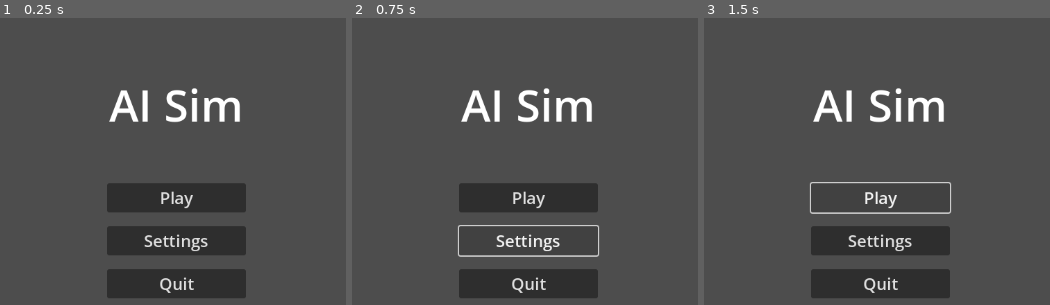
Above: before the commit, frames 1-3 (left to right).
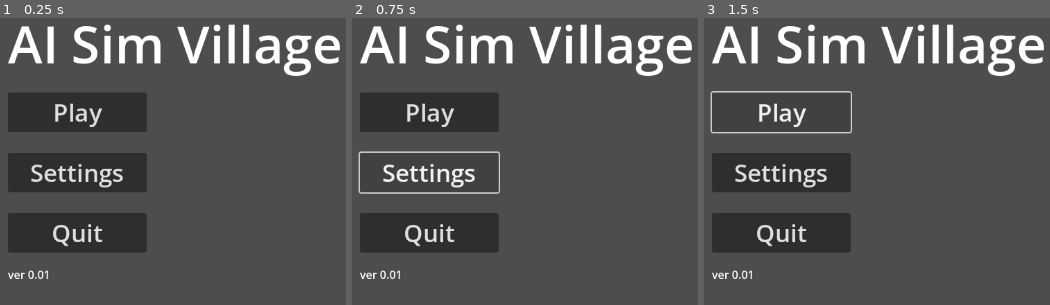
Above: after the commit, the same moments.

Repository: Nemis234/IMT3603-AI-Sim
Game: Godot game, scene res://scenes/GameRoot/GameRoot.tscn
Same seed, same stepped clock (60 frames per second), same inputs: the game is played once before the commit and once after it.
Inputs:
- Up to frame 1 (0.25 s): no input
- Up to frame 2 (0.75 s): click "Settings" at 0.5 s
- Up to frame 3 (1.5 s): click "Play" at 1.25 s

The runs differ from the first frame. In frame 1, 31% of the frame differs, in the area x 2-99%, y 2-98%; in frame 2, 26%; in frame 3, 25%.

Commit message:
Changed Main Menu alignments

Diff:
--- a/Godot AI sim/ai-simulation-village/project.godot
+++ b/Godot AI sim/ai-simulation-village/project.godot
@@ -15,6 +15,11 @@
 config/features=PackedStringArray("4.4", "GL Compatibility")
 config/icon="res://icon.svg"
 
+[editor]
+
+version_control/plugin_name="GitPlugin"
+version_control/autoload_on_startup=true
+
 [rendering]
 
 renderer/rendering_method="gl_compatibility"
--- a/Godot AI sim/ai-simulation-village/scenes/UI/MainMenu/main_menu.tscn
+++ b/Godot AI sim/ai-simulation-village/scenes/UI/MainMenu/main_menu.tscn
@@ -1,6 +1,8 @@
-[gd_scene load_steps=2 format=3 uid="uid://b8wxfyhgu5wfj"]
+[gd_scene load_steps=3 format=3 uid="uid://b8wxfyhgu5wfj"]
 
 [ext_resource type="Script" uid="uid://bq5peo7b23nf6" path="res://scenes/UI/MainMenu/main_menu.gd" id="1_iy2v4"]
+
+[sub_resource type="LabelSettings" id="LabelSettings_yj5a8"]
 
 [node name="MainMenu" type="Control"]
 layout_mode = 3
@@ -10,6 +12,7 @@
 grow_horizontal = 2
 grow_vertical = 2
 script = ExtResource("1_iy2v4")
+metadata/_edit_group_ = true
 
 [node name="TextureRect" type="TextureRect" parent="."]
 layout_mode = 1
@@ -26,49 +29,60 @@
 anchor_bottom = 1.0
 grow_horizontal = 2
 grow_vertical = 2
-theme_override_constants/margin_left = 12
-theme_override_constants/margin_top = 12
-theme_override_constants/margin_right = 12
-theme_override_constants/margin_bottom = 12
+theme_override_constants/margin_left = 120
+theme_override_constants/margin_top = 70
+theme_override_constants/margin_right = 120
+theme_override_constants/margin_bottom = 70
 
-[node name="VBoxContainer" type="VBoxContainer" parent="MarginContainer"]
+[node name="HBoxContainer" type="HBoxContainer" parent="MarginContainer"]
+layout_mode = 2
+
+[node name="VBoxContainer" type="VBoxContainer" parent="MarginContainer/HBoxContainer"]
 layout_mode = 2
 theme_override_constants/separation = 20
+alignment = 1
 
-[node name="EmptySpace" type="Container" parent="MarginContainer/VBoxContainer"]
-custom_minimum_size = Vector2(0, 100)
+[node name="GameTitle" type="Label" parent="MarginContainer/HBoxContainer/VBoxContainer"]
 layout_mode = 2
+size_flags_vertical = 0
+theme_override_font_sizes/font_size = 75
+text = "AI Sim Village"
 
-[node name="GameTitle" type="Label" parent="MarginContainer/VBoxContainer"]
+[node name="MenuOptions" type="VBoxContainer" parent="MarginContainer/HBoxContainer/VBoxContainer"]
 layout_mode = 2
-theme_override_font_sizes/font_size = 64
-text = "AI Sim"
-horizontal_alignment = 1
+size_flags_horizontal = 0
+size_flags_vertical = 3
+theme_override_constants/separation = 30
+alignment = 1
 
-[node name="EmptySpace_2" type="Container" parent="MarginContainer/VBoxContainer"]
-custom_minimum_size = Vector2(0, 30)
-layout_mode = 2
-
-[node name="StartGame" type="Button" parent="MarginContainer/VBoxContainer"]
+[node name="StartGame" type="Button" parent="MarginContainer/HBoxContainer/VBoxContainer/MenuOptions"]
 custom_minimum_size = Vector2(200, 30)
 layout_mode = 2
 size_flags_horizontal = 4
 size_flags_vertical = 4
-theme_override_font_sizes/font_size = 24
+theme_override_font_sizes/font_size = 35
 text = "Play"
 
-[node name="Settings" type="Button" parent="MarginContainer/VBoxContainer"]
+[node name="Settings" type="Button" parent="MarginContainer/HBoxContainer/VBoxContainer/MenuOptions"]
 custom_minimum_size = Vector2(200, 30)
 layout_mode = 2
 size_flags_horizontal = 4
-theme_override_font_sizes/font_size = 24
+theme_override_font_sizes/font_size = 35
 text = "Settings"
 
-[node name="Quit" type="Button" parent="MarginContainer/VBoxContainer"]
+[node name="Quit" type="Button" parent="MarginContainer/HBoxContainer/VBoxContainer/MenuOptions"]
 custom_minimum_size = Vector2(200, 30)
 layout_mode = 2
 size_flags_horizontal = 4
-theme_override_font_sizes/font_size = 24
+theme_override_font_sizes/font_size = 35
 text = "Quit"
 
-[connection signal="pressed" from="MarginContainer/VBoxContainer/Quit" to="." method="_on_quit_pressed"]
+[node name="VersionLabel" type="Label" parent="MarginContainer/HBoxContainer/VBoxContainer"]
+layout_mode = 2
+text = "ver 0.01"
+label_settings = SubResource("LabelSettings_yj5a8")
+
+[node name="GameImageContainer" type="CenterContainer" parent="MarginContainer/HBoxContainer"]
+layout_mode = 2
+
+[connection signal="pressed" from="MarginContainer/HBoxContainer/VBoxContainer/MenuOptions/Quit" to="." method="_on_quit_pressed"]
Not shown, added: Godot AI sim/ai-simulation-village/addons/godot-git-plugin/git_plugin.gdextension.uid
Not shown, added: Godot AI sim/ai-simulation-village/addons/godot-git-plugin/plugin.cfg
Not shown, added: Godot AI sim/ai-simulation-village/addons/godot-git-plugin/LICENSE
Not shown, added: Godot AI sim/ai-simulation-village/addons/godot-git-plugin/THIRDPARTY.md
Not shown, added: Godot AI sim/ai-simulation-village/addons/godot-git-plugin/git_plugin.gdextension
Not shown, added: Godot AI sim/ai-simulation-village/addons/godot-git-plugin/linux/libgit_plugin.linux.editor.x86_64.so
Not shown, added: Godot AI sim/ai-simulation-village/addons/godot-git-plugin/macos/libgit_plugin.macos.editor.universal.dylib
Not shown, added: Godot AI sim/ai-simulation-village/addons/godot-git-plugin/win64/libgit_plugin.windows.editor.x86_64.dll
Not shown, added: Godot AI sim/ai-simulation-village/addons/godot-git-plugin/win64/libgit_plugin.windows.editor.x86_64.exp
Not shown, added: Godot AI sim/ai-simulation-village/addons/godot-git-plugin/win64/libgit_plugin.windows.editor.x86_64.lib
Not shown, added: Godot AI sim/ai-simulation-village/addons/godot-git-plugin/win64/~libgit_plugin.windows.editor.x86_64.dll
